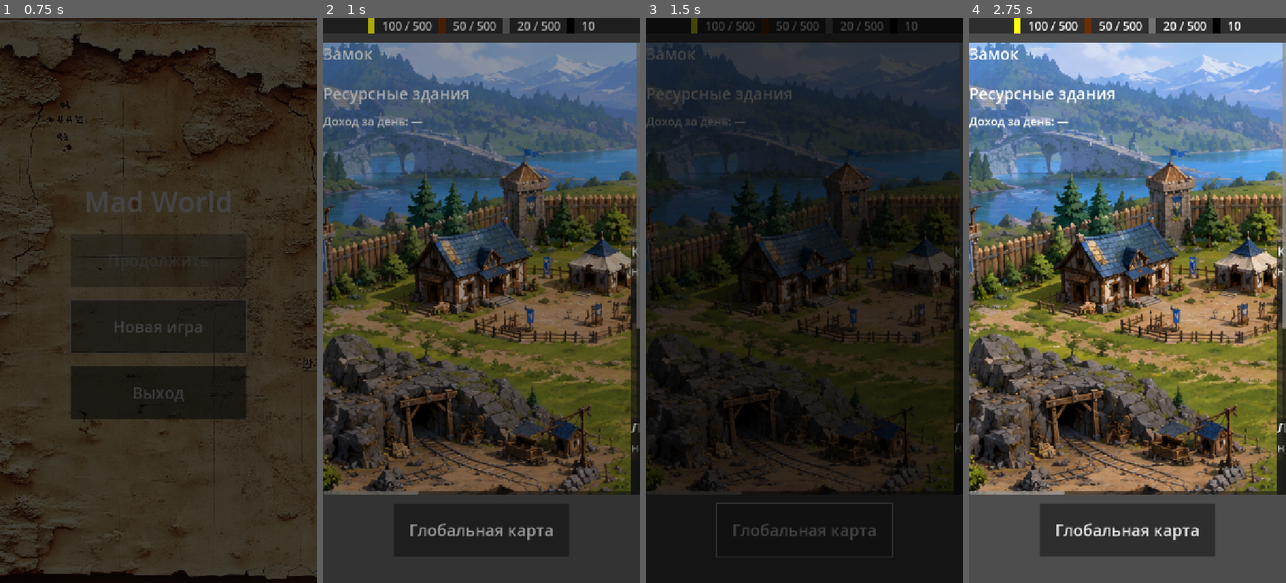
Above: before the commit, frames 1-4 (left to right).
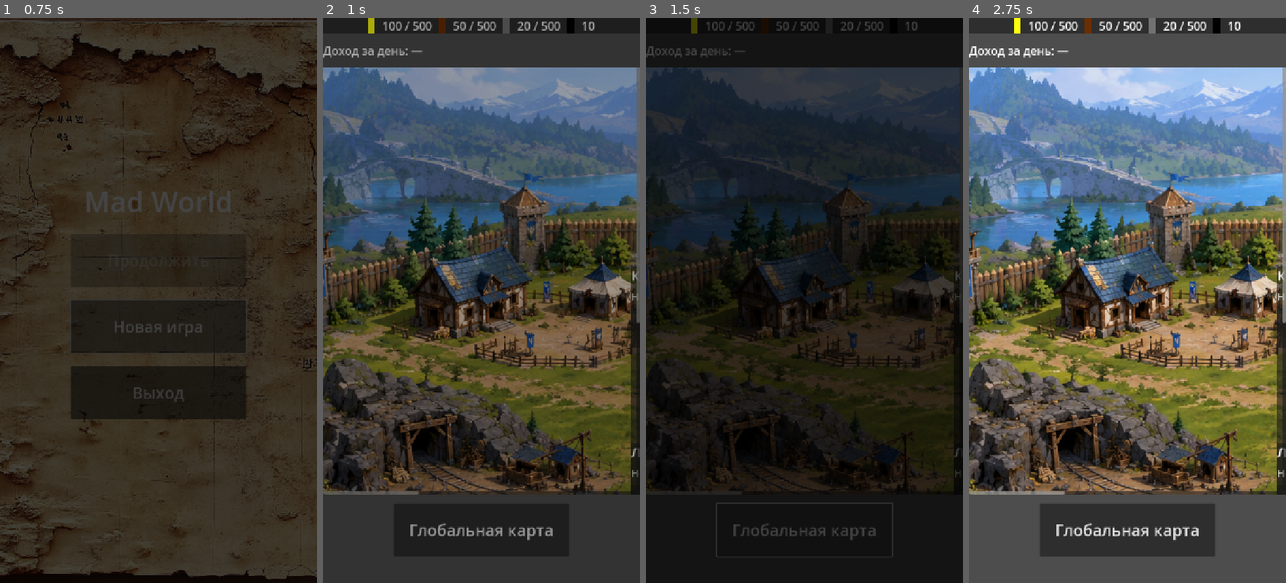
Above: after the commit, the same moments.

Repository: Alsaxar/Mad_World_Alsaxar
Game: Godot game, scene res://scenes/main_menu.tscn
Two runs of this game, one before a commit and one after it. Both use one fixed random seed, a clock stepped at 60 frames per second and the inputs below.
Inputs:
- Up to frame 1 (0.75 s): click "Новая игра" at 0.5 s
- Up to frame 2 (1 s): no input
- Up to frame 3 (1.5 s): click "Глобальная карта" at 1.25 s
- Up to frame 4 (2.75 s): click "Домой" at 2 s

Frame 1 is identical in both runs. In frame 2, 53% of the frame differs, in the area x 0-100%, y 4-85%; in frame 3, 18%; in frame 4, 63%.

Commit message:
version 0.15.4.4

Diff:
--- a/scenes/base.tscn
+++ b/scenes/base.tscn
@@ -30,6 +30,11 @@
 [node name="ResourceBar" parent="Layout" instance=ExtResource("4_hh5oj")]
 layout_mode = 2
 
+[node name="IncomeLabel" type="Label" parent="Layout"]
+layout_mode = 2
+theme_override_font_sizes/font_size = 26
+autowrap_mode = 3
+
 [node name="Scroll" type="ScrollContainer" parent="Layout"]
 layout_mode = 2
 size_flags_vertical = 3
@@ -49,39 +54,6 @@
 texture = ExtResource("2_t45w4")
 stretch_mode = 6
 
-[node name="Content" type="VBoxContainer" parent="Layout/Scroll/BaseWorld"]
-custom_minimum_size = Vector2(2400, 1600)
-layout_mode = 0
-offset_right = 2400.0
-offset_bottom = 1600.0
-size_flags_horizontal = 3
-theme_override_constants/separation = 20
-
-[node name="SpecialTitle" type="Label" parent="Layout/Scroll/BaseWorld/Content"]
-layout_mode = 2
-theme_override_font_sizes/font_size = 36
-text = "Замок"
-
-[node name="SpecialBuildings" type="VBoxContainer" parent="Layout/Scroll/BaseWorld/Content"]
-layout_mode = 2
-theme_override_constants/separation = 16
-
-[node name="ResourceTitle" type="Label" parent="Layout/Scroll/BaseWorld/Content"]
-layout_mode = 2
-theme_override_font_sizes/font_size = 36
-text = "Ресурсные здания"
-
-[node name="IncomeLabel" type="Label" parent="Layout/Scroll/BaseWorld/Content"]
-layout_mode = 2
-theme_override_font_sizes/font_size = 26
-autowrap_mode = 3
-
-[node name="ResourceGrid" type="GridContainer" parent="Layout/Scroll/BaseWorld/Content"]
-layout_mode = 2
-theme_override_constants/h_separation = 16
-theme_override_constants/v_separation = 16
-columns = 2
-
 [node name="BuildingLayer" type="Control" parent="Layout/Scroll/BaseWorld"]
 layout_mode = 1
 anchors_preset = 0
--- a/scripts/base.gd
+++ b/scripts/base.gd
@@ -5,7 +5,7 @@
 @onready var map_button: Button = $Layout/MapButton
 #@onready var special_box: VBoxContainer = $Layout/Scroll/BaseWorld/Content/SpecialBuildings
 #@onready var resource_grid: GridContainer = $Layout/Scroll/BaseWorld/Content/ResourceGrid
-@onready var income_label: Label = $Layout/Scroll/BaseWorld/Content/IncomeLabel
+@onready var income_label: Label = $Layout/IncomeLabel
 @onready var building_layer: Control = $Layout/Scroll/BaseWorld/BuildingLayer
 @onready var building_positions: Control = $Layout/Scroll/BaseWorld/BuildingPositions
 
